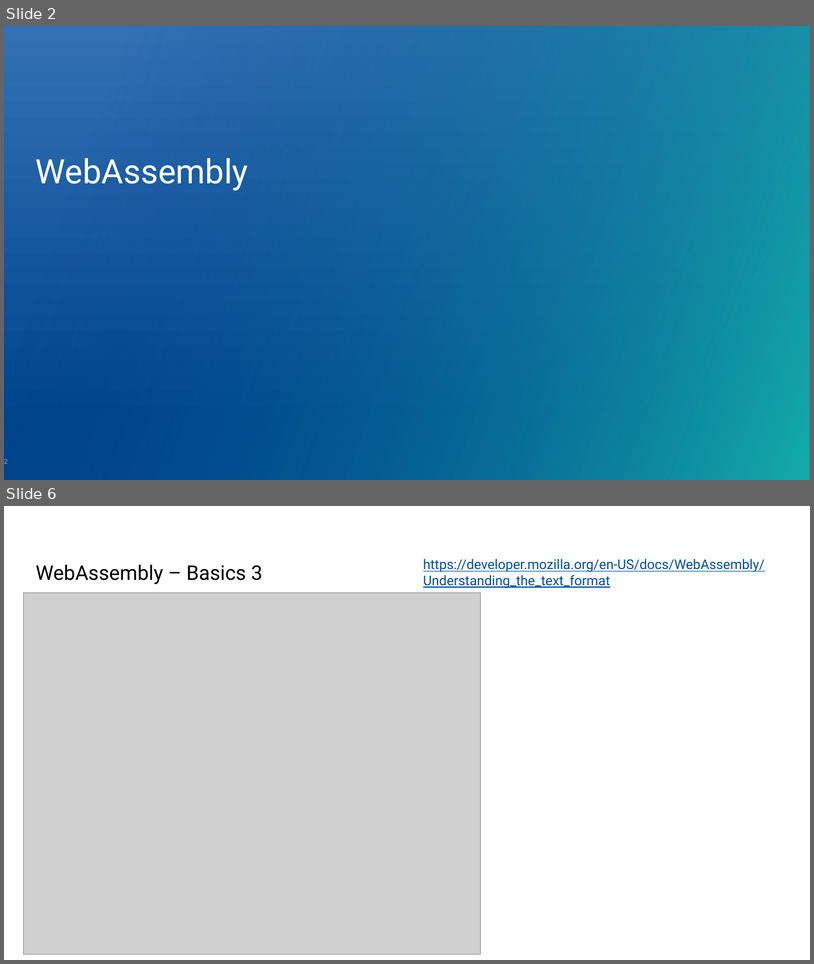
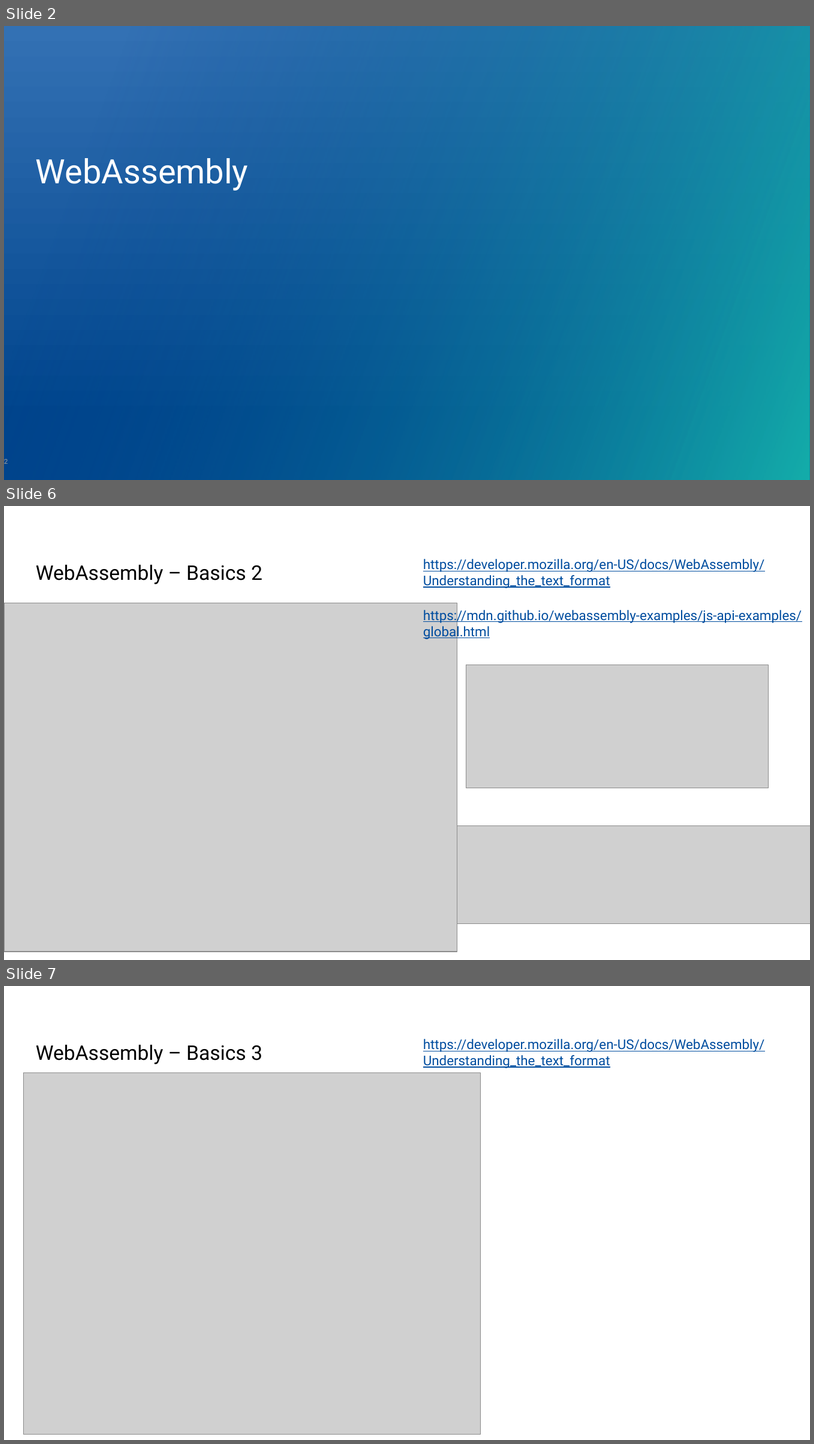
Before and after one commit to kraeuchi/blazor-hacknight, a slide deck: HackNight_WASM_Blazor.pptx. Shown one above the other, each under a label of ours: slides 2 and 6 before the commit, slides 2, 6 and 7 after it; the slides between them are not shown. The pictures are 814x964 and 814x1444 pixels, drawn with LibreOffice and Linux fonts; fonts in the diff are those of the drawing; grey boxes stand for pictures; background and template pictures are left out. Boxes give left, top, right and bottom in pixels: in the first picture for what was removed or moved away, otherwise in the second. Text is boxed around its words. In the diff, an @@ line names an element or a change of style, - is before the commit and + after.

```diff
--- a/HackNight_WASM_Blazor.pptx
+++ b/HackNight_WASM_Blazor.pptx
@@ slide 6 added at [4,506,810,960], background #FFFFFF @@
@@ text added at [423,559,765,588], 12 pt, text #004D9F, underline @@
+https://developer.mozilla.org/en-US/docs/WebAssembly/Understanding_the_text_format
@@ title added at [36,564,263,584], 18 pt, text #000000 @@
+WebAssembly – Basics 2
@@ picture added at [4,603,457,951] @@
@@ text added at [423,607,802,640], 12 pt, text #004D9F, underline @@
+https://mdn.github.io/webassembly-examples/js-api-examples/global.html
@@ picture added at [466,665,768,787] @@
@@ picture added at [457,825,810,923] @@
@@ what was slide 6 is now slide 7 @@
```
Also in this commit, not shown: 18 slides changed, 1 other slide added.
